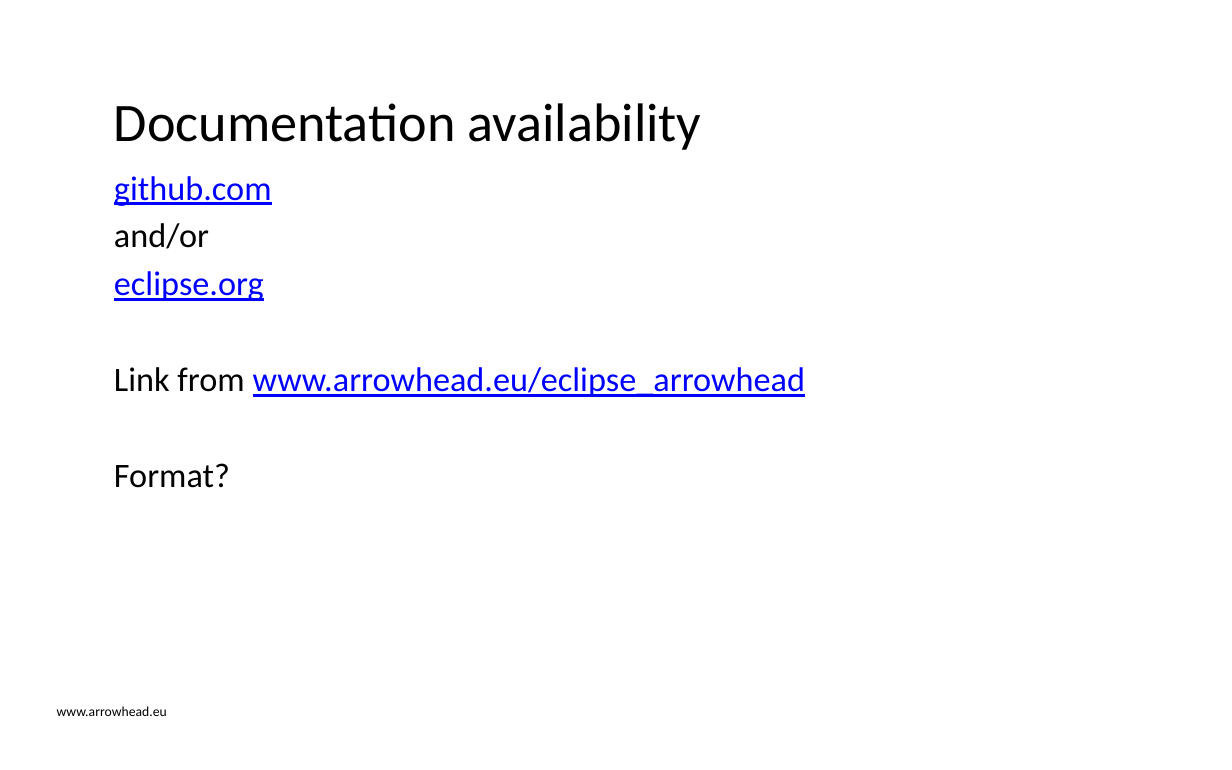
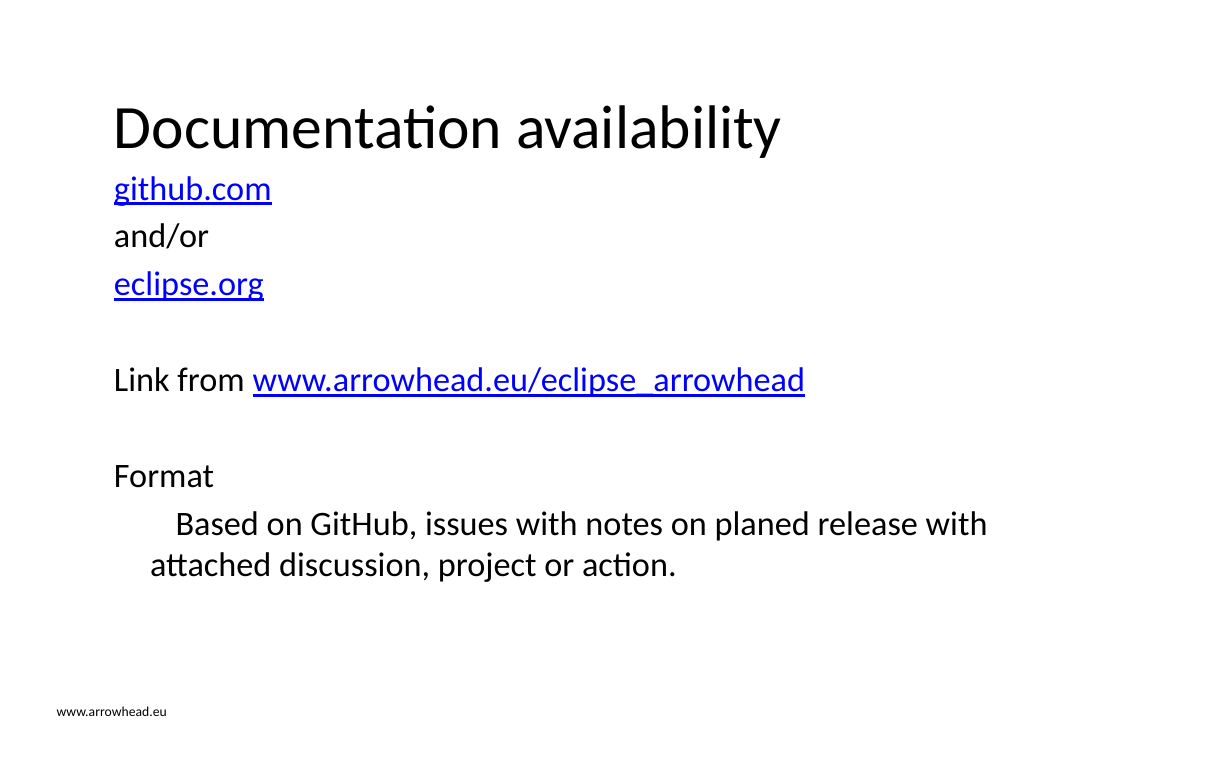
Before and after one commit to eclipse-arrowhead/roadmap, a slide deck: slide 10 of Governanace_strategy/Eclipse_Arrowhead_Roadmap_organisation.pptx (slide 11 before the commit). Drawn at 1232x770 pixels with LibreOffice and Linux fonts; fonts in the diff are those of the drawing; background and template pictures are left out. Boxes give left, top, right and bottom in pixels: in the first picture for what was removed or moved away, otherwise in the second. Text is boxed around its words. In the diff, an @@ line names an element or a change of style, - is before the commit and + after.

```diff
--- a/Governanace_strategy/Eclipse_Arrowhead_Roadmap_organisation.pptx
+++ b/Governanace_strategy/Eclipse_Arrowhead_Roadmap_organisation.pptx
@@ title "Documentation availability" at [114, 105, 782, 158]: size 31.7 to 36 pt @@
@@ text at [114, 465, 988, 582]: text changed @@
-Format?
+Format
+  Based on GitHub, issues with notes on planed release with attached discussion, project or action.
```
Also in this commit, not shown: 12 other slides changed, 1 slide added, 3 slides removed, 8 other files.
